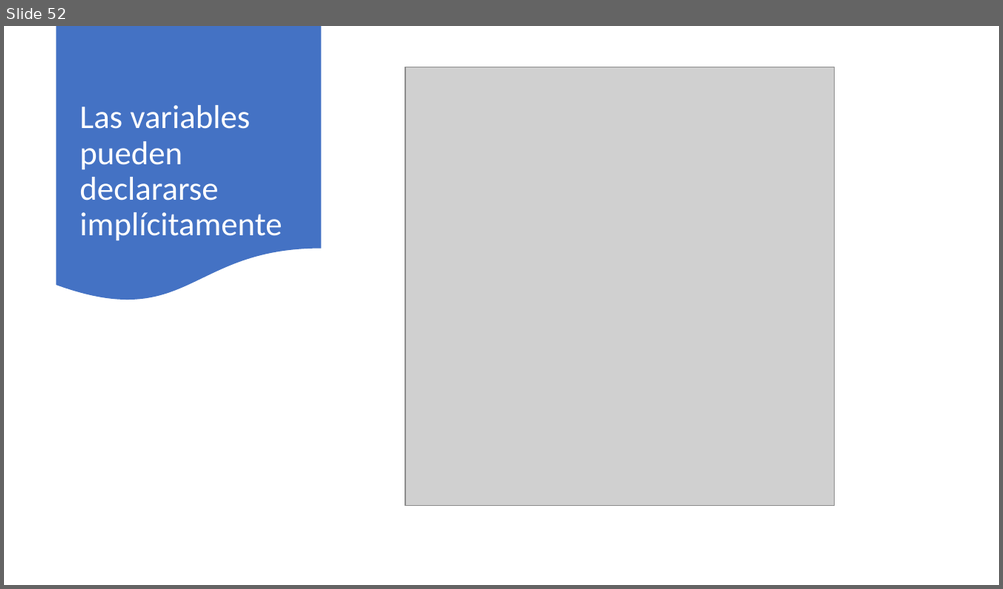
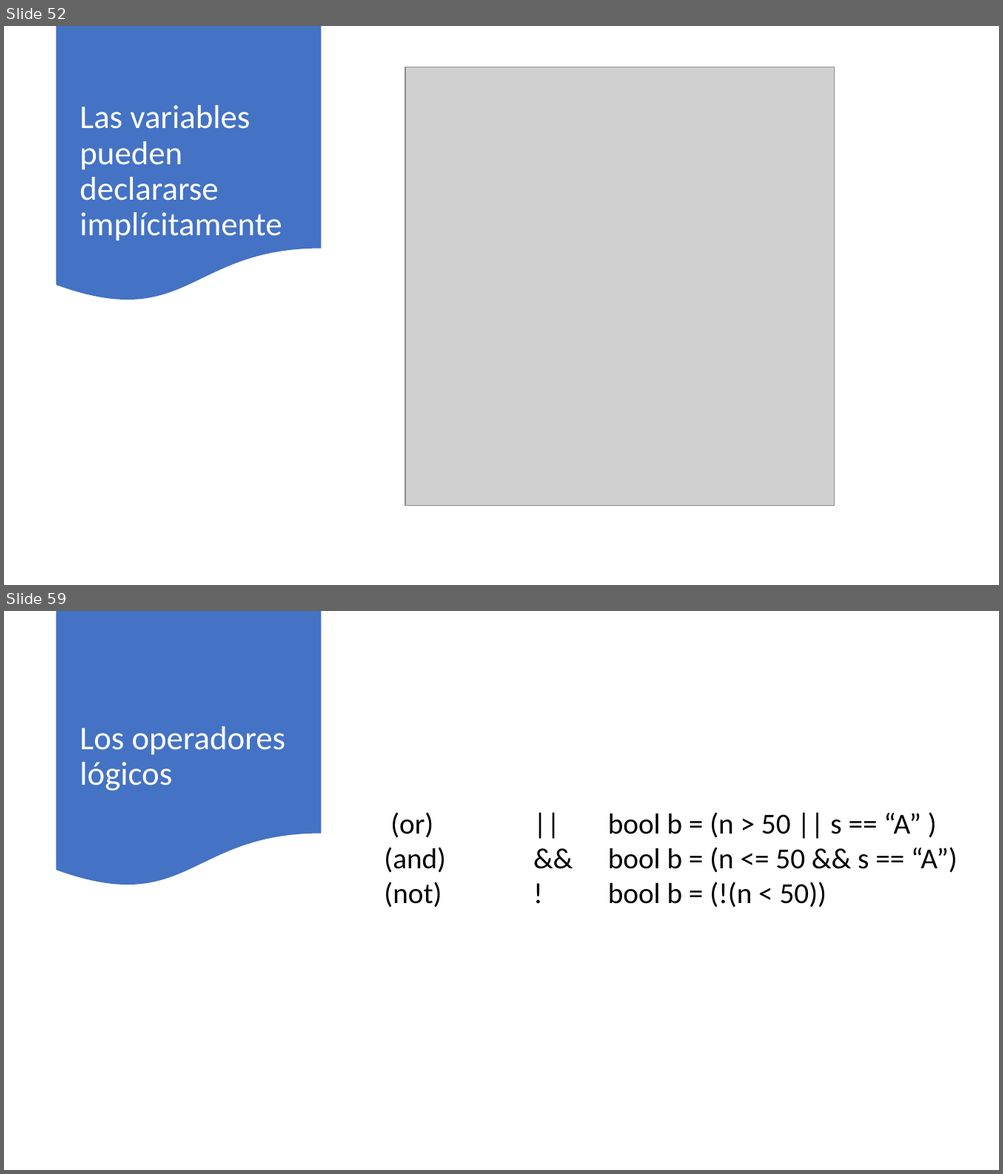
Before and after one commit to AlbertOsinaga/Curso201, a slide deck: Curso201.pptx. Shown one above the other, each under a label of ours: slide 52 before the commit, slides 52 and 59 after it; the slides between them are not shown. The pictures are 1003x589 and 1003x1174 pixels, drawn with LibreOffice and Linux fonts; fonts in the diff are those of the drawing; grey boxes stand for pictures. Boxes give left, top, right and bottom in pixels: in the first picture for what was removed or moved away, otherwise in the second. Text is boxed around its words. In the diff, an @@ line names an element or a change of style, - is before the commit and + after.

```diff
--- a/Curso201.pptx
+++ b/Curso201.pptx
@@ slide 59 added at (4, 611, 999, 1170), background #FFFFFF @@
@@ flow chart document added at (57, 611, 321, 889), fill #4472C4 @@
@@ title added at (79, 726, 286, 791), 32 pt, text #FFFFFF @@
+Los operadores lógicos
@@ text added at (390, 812, 957, 908), 28 pt, text #000000 @@
+(or) || bool b = (n > 50 || s == “A” )
+(and) && bool b = (n <= 50 && s == “A”)
+(not) ! bool b = (!(n < 50))
```
Also in this commit, not shown: 11 other slides added, 10 other files.
